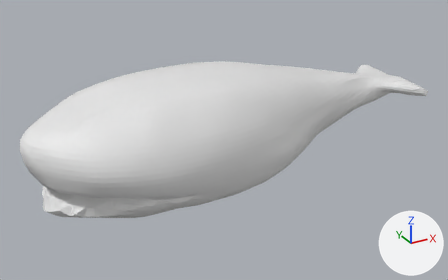
The Blender file CG2-DeapSea/Resource/whale/whaleShape.blend as it was, and as the next commit left it.
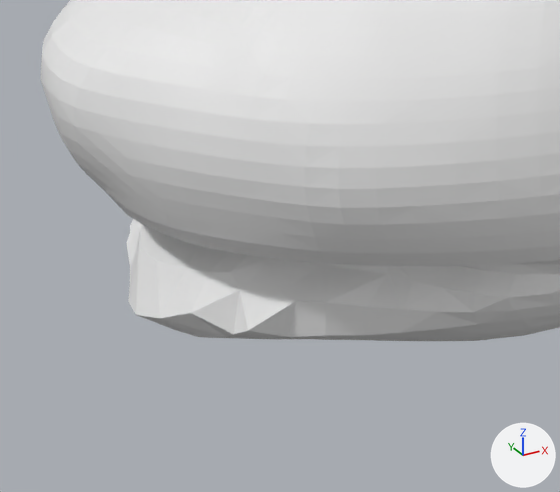
Each version appears first whole from a camera (50 mm lens) standing at (-5.92, -10.83, 4.96) and looking at (0.02, -0.04, -0.44), and next in a close-up on the part from 2% to 35% of the width and 46% to 92% of the height. Arrows for +X, +Y and +Z are at lower right; the lights stay in place.

In view in the first close-up: '立方体'.
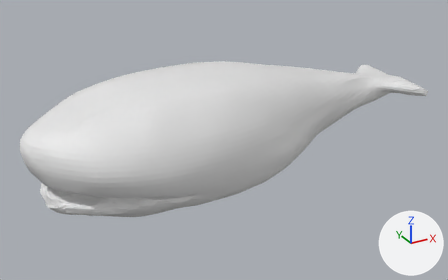
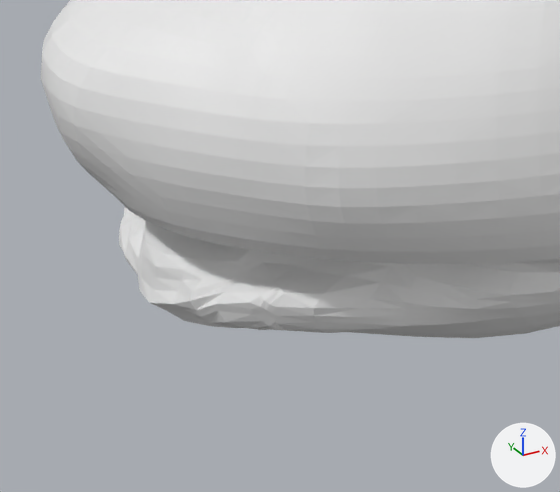
What changed in the scene script:
```text
Change me_立方体:
    used by ob_立方体; location = (0.0, 0.0, 0.0); scale = (2.85, 1.53, 1.0)
    remove me_立方体.from_pydata(...)  # 3550 vertices, 3548 faces; spans x -1.48..1.73, y -1.2..1.18, z -1.22..1.19
    add me_立方体.from_pydata(...)  # 4504 vertices, 4502 faces; spans x -1.48..1.73, y -1.2..1.18, z -1.21..1.19
    me_立方体 part 1: 347 vertices moved from x -1.45..-0.63, y -1.0..0.84, z -1.22..-0.12 to x -1.44..-0.63, y -1.0..0.83, z -1.21..-0.11; 27 vertices removed from x -1.37..-0.5, y -1.05..0.94, z -1.08..-0.56; 981 vertices added at x -1.43..0.75, y -1.07..1.05, z -1.1..0.92
```

What differs and where, as boxes [x1, y1, x2, y2] in the close-ups (560 x 492 px):
'立方体', reshaped
    before: [41, 0, 560, 341]
    after: [41, 0, 560, 338]
part 1 of me_立方体, built on
    before: [67, 148, 560, 341]
    after: [69, 0, 560, 338]
